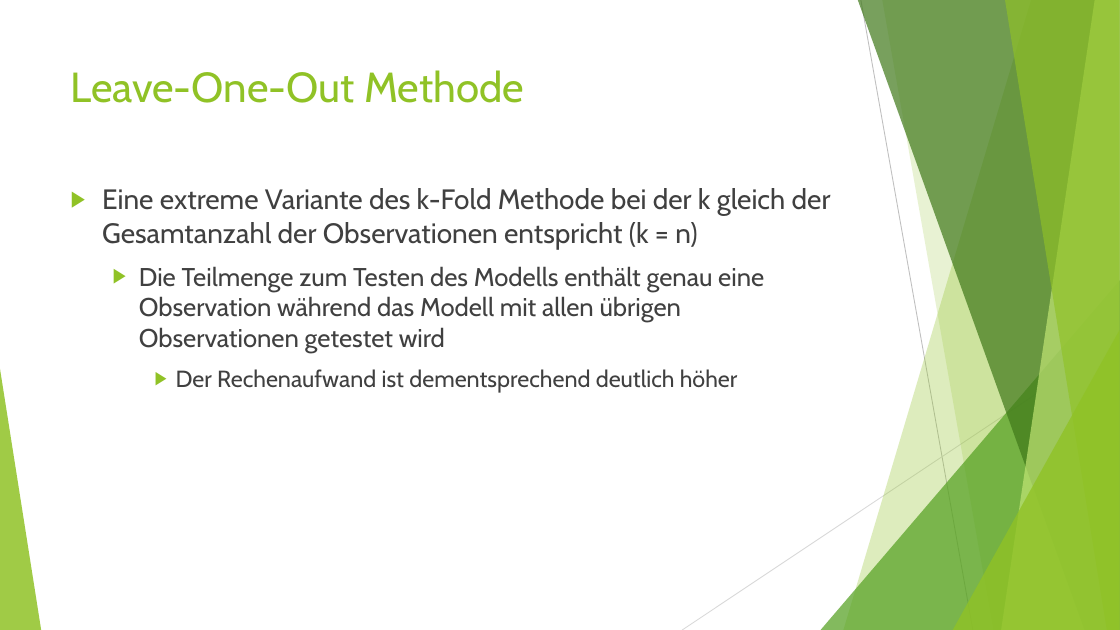
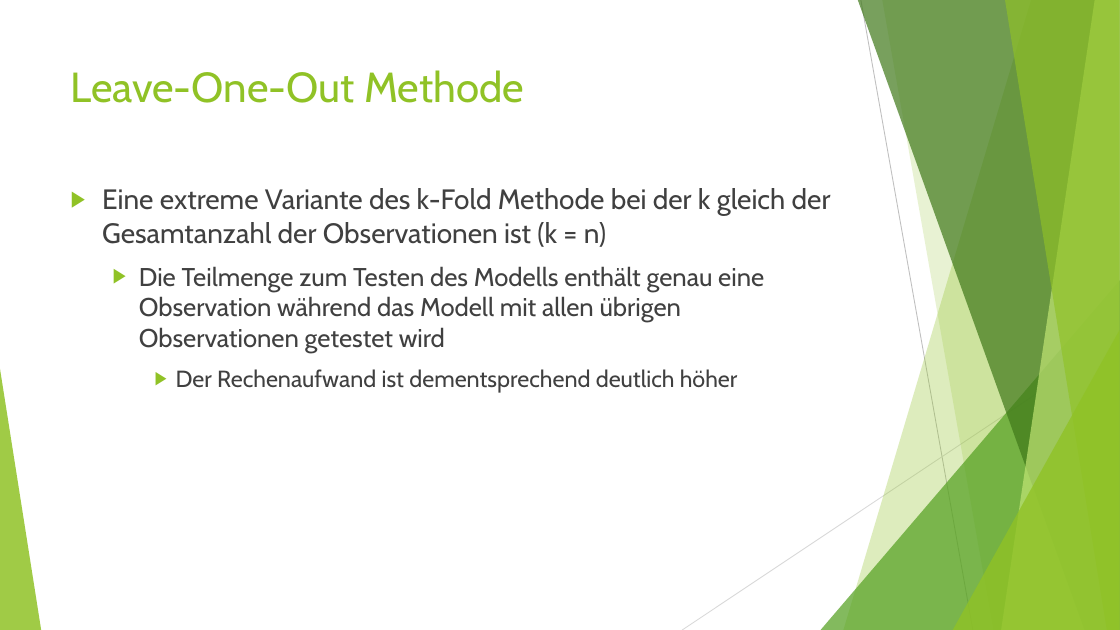
Before and after one commit to Geosoft2/geosoft2-2021, a slide deck: slide 13 of Cross-validation/presentation/Methoden zur Kreuzvalidierung.odp. Drawn at 1120x630 pixels with LibreOffice and Linux fonts; fonts in the diff are those of the drawing. Boxes give left, top, right and bottom in pixels: in the first picture for what was removed or moved away, otherwise in the second. Text is boxed around its words. In the diff, an @@ line names an element or a change of style, - is before the commit and + after.

```diff
--- a/Cross-validation/presentation/Methoden zur Kreuzvalidierung.odp
+++ b/Cross-validation/presentation/Methoden zur Kreuzvalidierung.odp
@@ text at bbox=[102, 188, 831, 247]: text changed @@
-▶ Eine extreme Variante des k-Fold Methode bei der k gleich der Gesamtanzahl der Observationen entspricht (k = n)
+▶ Eine extreme Variante des k-Fold Methode bei der k gleich der Gesamtanzahl der Observationen ist (k = n)
```
Also in this commit, not shown: 1 other slide changed.
